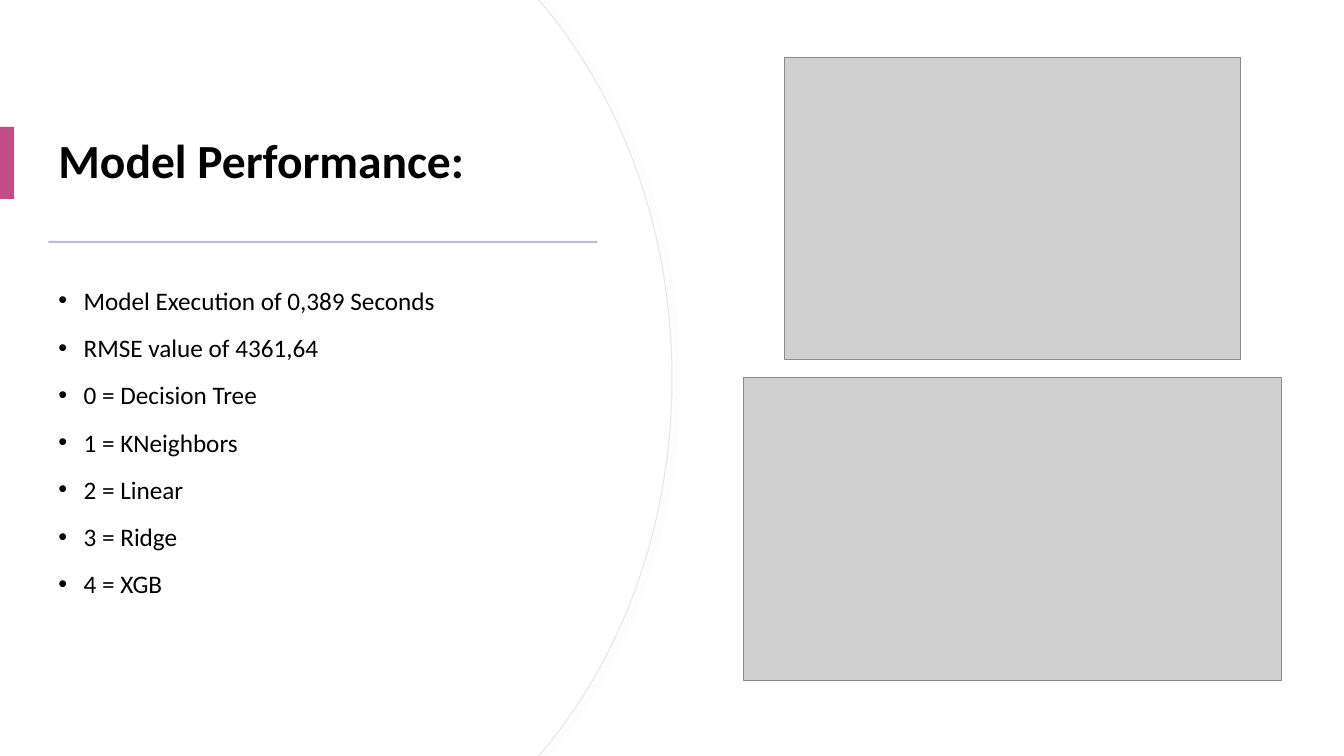
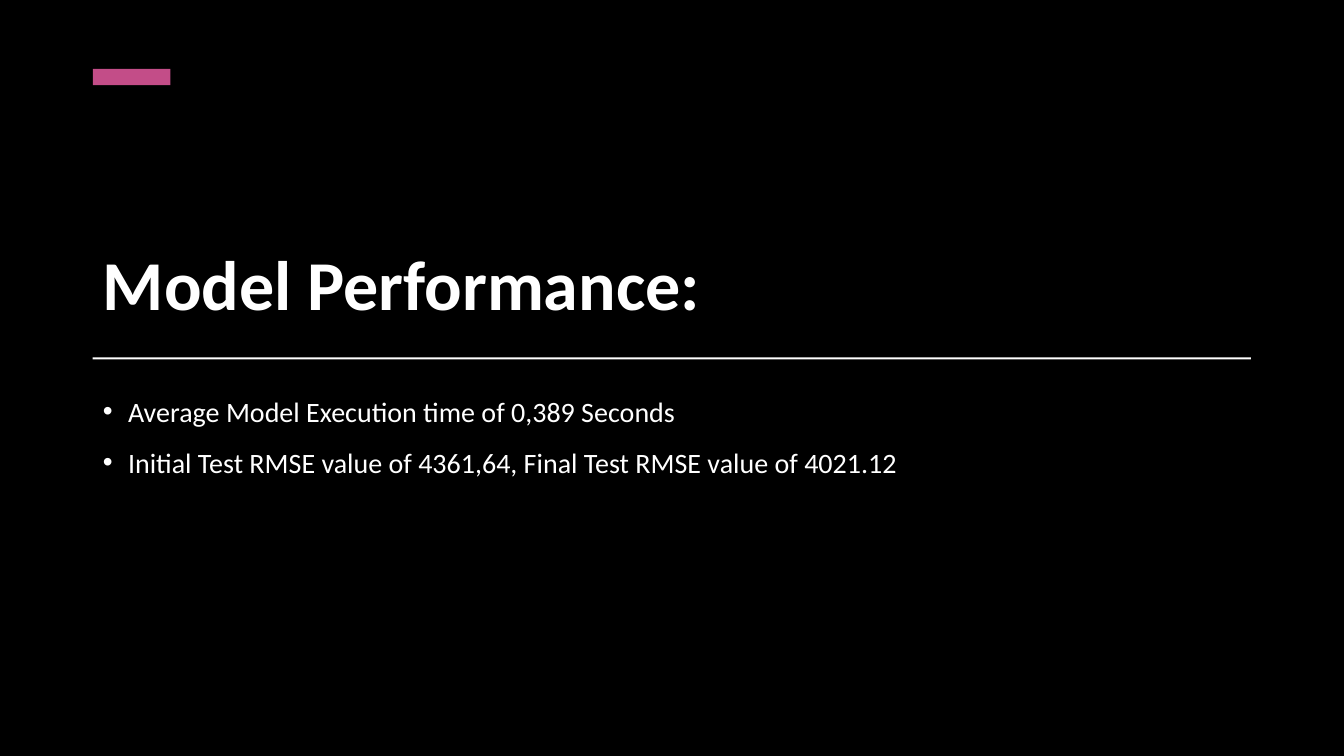
Before and after one commit to kmsekgothe/load-shortfall-regression-predict-api, a slide deck: slide 18 of Team 14 .pptx (slide 17 before the commit). Drawn at 1344x756 pixels with LibreOffice and Linux fonts; fonts in the diff are those of the drawing; grey boxes stand for pictures; background and template pictures are left out. Boxes give left, top, right and bottom in pixels: in the first picture for what was removed or moved away, otherwise in the second. Text is boxed around its words. In the diff, an @@ line names an element or a change of style, - is before the commit and + after.

```diff
--- a/Team 14 .pptx
+++ b/Team 14 .pptx
@@ background #FFFFFF to picture (left out) @@
@@ freeform shape removed at [0,0,673,756] @@
@@ freeform shape removed at [0,0,671,756] @@
@@ rectangle added at [0,0,1344,756], fill #000000 @@
@@ rectangle at [62,0,1293,223]: fill #FFFFFF to #000000; outline #E3E5EF 0.75 pt to #FEFEFE 0.75 pt; shadow changed @@
@@ rectangle at [63,0,1293,222]: fill #FFFFFF to #000000 @@
@@ picture removed at [784,57,1240,360] @@
@@ rectangle added at [93,69,171,85], fill #C34D88 @@
@@ title "Model Performance:": place and size @@
-title "Model Performance:" at [58,144,464,179]
+title "Model Performance:" at [103,261,699,311]
@@ title "Model Performance:" at [103,261,699,311]: size 34 to 50 pt, text colour #000000 to #FFFFFF; vertical alignment middle to bottom @@
@@ rectangle removed at [0,127,14,200] @@
@@ rectangle removed at [48,241,598,243] @@
@@ rectangle: place and size @@
-rectangle at [0,0,1344,756]
+rectangle at [93,357,1251,359]
@@ picture removed at [744,378,1281,681] @@
@@ text at [128,402,896,477]: text changed; size 18 to 20 pt; text colour #000000 to #FFFFFF @@
-• Model Execution of 0,389 Seconds
-• RMSE value of 4361,64
-• 0 = Decision Tree
-• 1 = KNeighbors
-• 2 = Linear
-• 3 = Ridge
-• 4 = XGB
+• Average Model Execution time of 0,389 Seconds
+• Initial Test RMSE value of 4361,64, Final Test RMSE value of 4021.12
```
Also in this commit, not shown: 17 other slides changed, 2 slides added, 2 slides removed.
